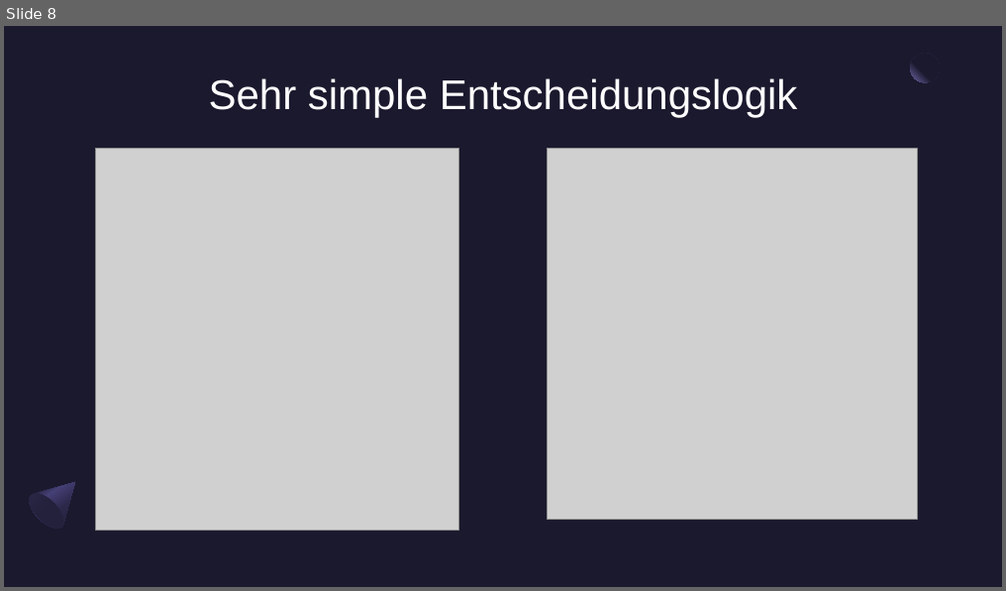
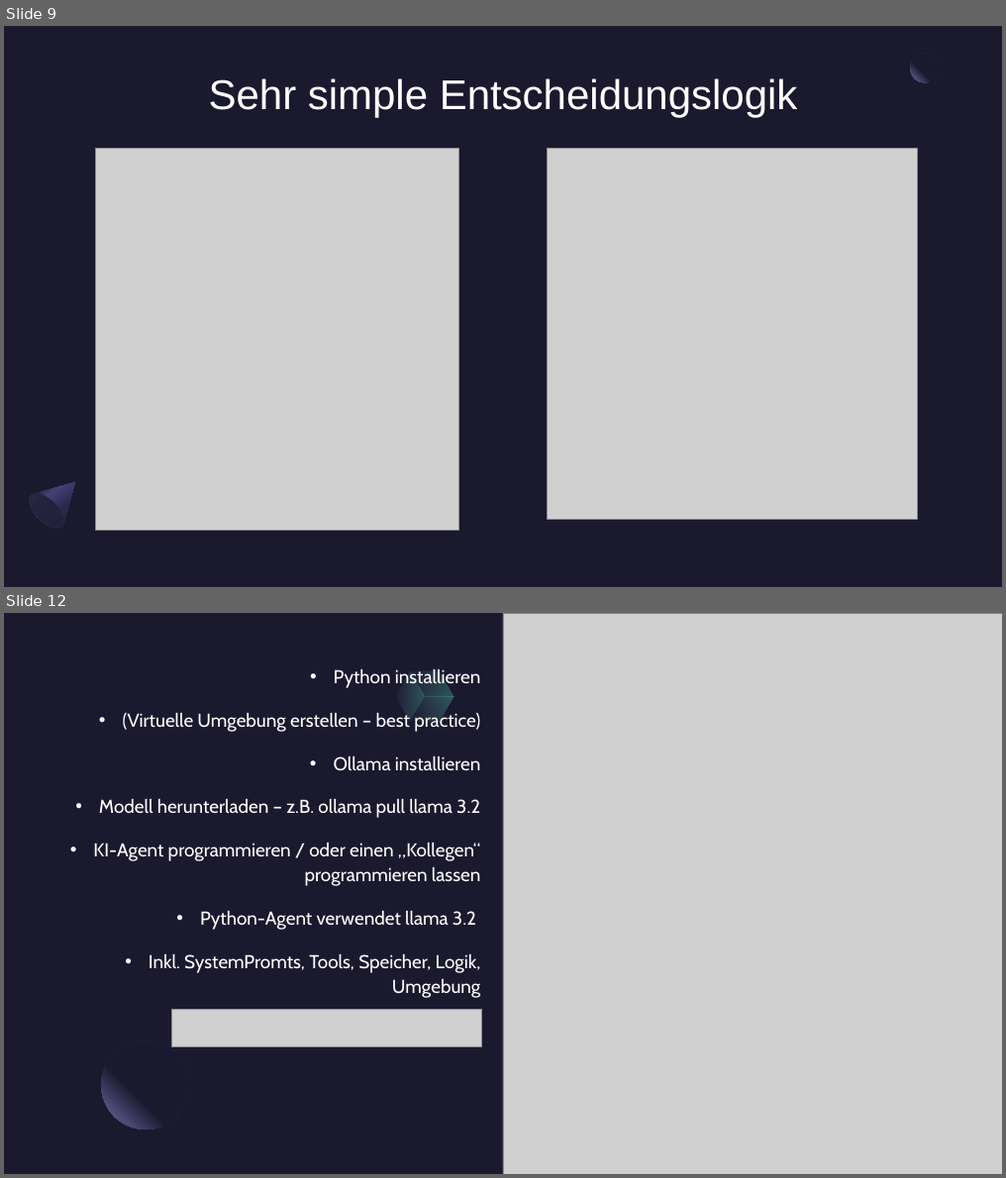
Before and after one commit to kis4-2026ss/projekt-bb-g2-huber-starlinger, a slide deck: docs/KIS-Projekt Präsentation.pptx. Shown one above the other, each under a label of ours: slide 8 before the commit, slides 9 and 12 after it; the slides between them are not shown. The pictures are 1006x591 and 1006x1178 pixels, drawn with LibreOffice and Linux fonts; fonts in the diff are those of the drawing; grey boxes stand for pictures. Boxes give left, top, right and bottom in pixels: in the first picture for what was removed or moved away, otherwise in the second. Text is boxed around its words. In the diff, an @@ line names an element or a change of style, - is before the commit and + after.

```diff
--- a/docs/KIS-Projekt Präsentation.pptx
+++ b/docs/KIS-Projekt Präsentation.pptx
@@ slide 12 added at (x1=4, y1=613, x2=1002, y2=1174), background #1B192E @@
@@ picture added at (x1=503, y1=613, x2=1002, y2=1174) @@
@@ text added at (x1=93, y1=669, x2=481, y2=998), 18 pt, text #FFFFFF @@
+• Python installieren
+• (Virtuelle Umgebung erstellen – best practice)
+• Ollama installieren
+• Modell herunterladen – z.B. ollama pull llama 3.2
+• KI-Agent programmieren / oder einen „Kollegen“ programmieren lassen
+• Python-Agent verwendet llama 3.2
+• Inkl. SystemPromts, Tools, Speicher, Logik, Umgebung
@@ freeform shape added at (x1=388, y1=671, x2=431, y2=722), fill gradient #2C284A to #5BEFC1 @@
@@ freeform shape added at (x1=388, y1=671, x2=431, y2=722), fill gradient #2C284A to #5BEFC1 @@
@@ freeform shape added at (x1=403, y1=659, x2=461, y2=710), fill gradient #2C284A to #5BEFC1 @@
@@ freeform shape added at (x1=403, y1=659, x2=461, y2=710), fill gradient #2C284A to #5BEFC1 @@
@@ freeform shape added at (x1=409, y1=683, x2=453, y2=735), fill gradient #2C284A to #5BEFC1 @@
@@ freeform shape added at (x1=409, y1=683, x2=453, y2=735), fill gradient #2C284A to #5BEFC1 @@
@@ picture added at (x1=171, y1=1009, x2=482, y2=1048) @@
@@ ellipse added at (x1=101, y1=1042, x2=190, y2=1130), fill gradient #1B192E to #7771B2 @@
@@ ellipse added at (x1=101, y1=1042, x2=190, y2=1130), fill gradient #1B192E to #7771B2 @@
@@ what was slide 8 is now slide 9 @@
```
Also in this commit, not shown: 5 slides changed, 3 other slides added, 5 slides removed, 2 other files.
